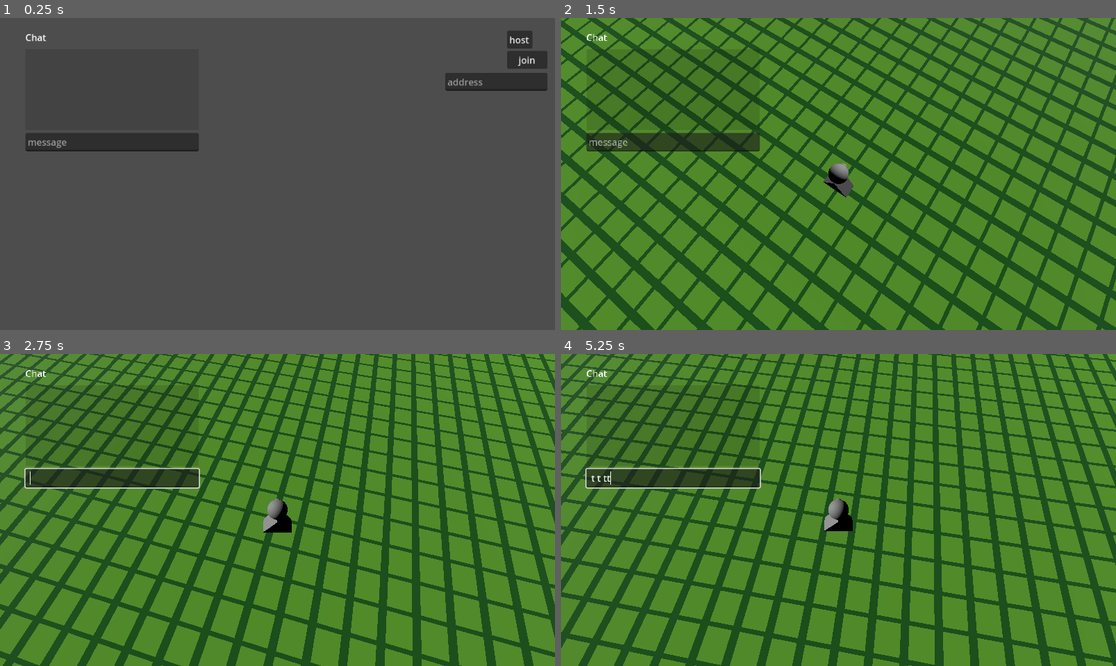
Above: before the commit, frames 1-4 (two rows, left to right).
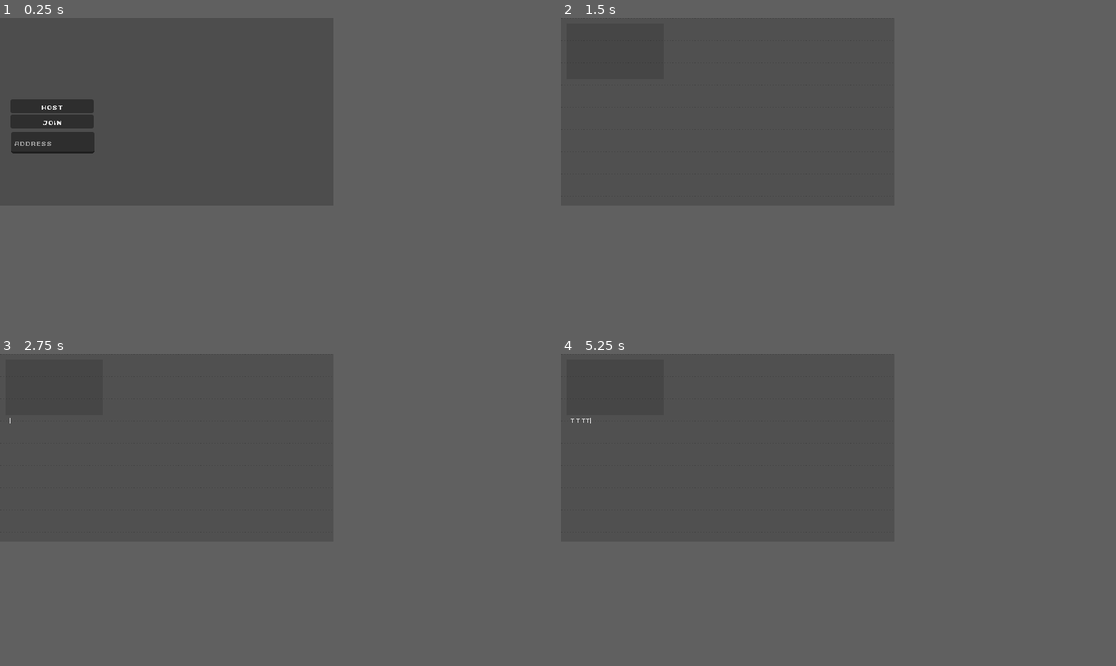
Above: after the commit, the same moments.

Repository: detectivedirk/afk-the-game
Game: Godot game, scene res://scenes/menu.tscn
The game is run twice, just before and just after one commit, with the same random seed, the same clock (stepped at 60 frames per second) and the same inputs. Before the commit the project starts from res://scenes/main.tscn.
Inputs (mouse positions are in pixels of both pictures, inside the frame that each line leads up to):
- Up to frame 1 (0.25 s): no input
- Up to frame 2 (1.5 s): click "host" (after the commit: "HOST") at 0.5 s; click (649, 189) at 1.25 s, where only the run after the commit has a clickable "JOIN"
- Up to frame 3 (2.75 s): tap Enter at 2 s; move the mouse to (305, 510) at 2.02 s; hold W (forward) from 2.03 s (still down); tap T (chat) at 2.1 s; tap Space (jump) at 2.27 s
- Up to frame 4 (5.25 s): keep holding W (forward); move the mouse to (810, 510) at 2.77 s; tap T (chat) at 2.85, 3.8, 4.55, 5.1 s; tap Space (jump) at 3.02, 4.52 s; move the mouse to (849, 503) at 3.52 s; tap Mouse wheel down (wheel_down) at 3.6 s; move the mouse to (832, 516) at 4.27 s; tap Mouse wheel up (wheel_up) at 4.35 s; move the mouse to (877, 513) at 5.02 s
In our replay, the window is 799x449 before the commit and 480x270 after it. These sizes can differ from the game's own. Grey fills any space a smaller window leaves; there, only what the larger window draws over its background counts as a difference.

The runs differ from the first frame. In frame 1, 3.4% of the frame differs, in the area x 1-99%, y 4-44%; in frame 2, 58%; in frame 3, 58%; in frame 4, 58%, in the area x 0-100%, y 0-100%.

Commit message:
split menu and game scenes, cosmetic changes

Diff:
--- /dev/null
+++ b/materials/dither.tres
@@ -0,0 +1,11 @@
+[gd_resource type="ShaderMaterial" load_steps=3 format=3 uid="uid://c5arw4cwdl63h"]
+
+[ext_resource type="Shader" uid="uid://dwqmlutv0hd2x" path="res://shaders/dither_color.gdshader" id="1_bv4bb"]
+[ext_resource type="Texture2D" uid="uid://glgqcj2sbf7m" path="res://shaders/bayer16tile2.png" id="2_bv4bb"]
+
+[resource]
+shader = ExtResource("1_bv4bb")
+shader_parameter/bayer = ExtResource("2_bv4bb")
+shader_parameter/DitherStrength = 0.1
+shader_parameter/ColorDepth = 16.0
+shader_parameter/world_scale = 1.0
--- /dev/null
+++ b/materials/fog.tres
@@ -0,0 +1,10 @@
+[gd_resource type="ShaderMaterial" load_steps=2 format=3 uid="uid://bq8hegomi4hkb"]
+
+[ext_resource type="Shader" uid="uid://dylb85ih3tkyr" path="res://shaders/fog.gdshader" id="1_m2o7x"]
+
+[resource]
+render_priority = 0
+shader = ExtResource("1_m2o7x")
+shader_parameter/fog_color = Color(0.11497, 0.111488, 0.142957, 1)
+shader_parameter/fog_distance_min = 0.0
+shader_parameter/fog_distance_max = 0.011
--- a/materials/plane.tres
+++ b/materials/plane.tres
@@ -4,5 +4,5 @@
 
 [resource]
 albedo_texture = ExtResource("1_0apnm")
-uv1_scale = Vector3(100, 100, 100)
+uv1_scale = Vector3(500, 500, 500)
 texture_filter = 0
--- /dev/null
+++ b/materials/simple.tres
@@ -0,0 +1,13 @@
+[gd_resource type="Theme" load_steps=3 format=3 uid="uid://bch4uf7m0nyoc"]
+
+[ext_resource type="FontFile" uid="uid://bjej3eku6rwsg" path="res://fonts/small_pixel.ttf" id="1_l13tn"]
+
+[sub_resource type="StyleBoxEmpty" id="StyleBoxEmpty_sbgww"]
+
+[resource]
+default_font = ExtResource("1_l13tn")
+default_font_size = 8
+LineEdit/font_sizes/font_size = 8
+LineEdit/fonts/font = ExtResource("1_l13tn")
+LineEdit/styles/focus = SubResource("StyleBoxEmpty_sbgww")
+LineEdit/styles/normal = null
--- a/project.godot
+++ b/project.godot
@@ -11,14 +11,20 @@
 [application]
 
 config/name="AFK The Game"
-run/main_scene="uid://db4yaualf3xtb"
+run/main_scene="uid://405kff0j7lgl"
 config/features=PackedStringArray("4.4", "Forward Plus")
 config/icon="res://sprites/icon.svg"
 
+[autoload]
+
+Globals="*res://scripts/globals.gd"
+
 [display]
 
-window/size/viewport_width=960
-window/size/viewport_height=540
+window/size/viewport_width=480
+window/size/viewport_height=270
+window/size/mode=4
+window/stretch/mode="viewport"
 window/stretch/scale_mode="integer"
 
 [input]
--- /dev/null
+++ b/scenes/chat.tscn
@@ -0,0 +1,46 @@
+[gd_scene load_steps=3 format=3 uid="uid://blno3bw332abc"]
+
+[ext_resource type="Script" uid="uid://duqnxmcwd0qlp" path="res://scripts/chat.gd" id="1_4o336"]
+[ext_resource type="Theme" uid="uid://bch4uf7m0nyoc" path="res://materials/simple.tres" id="3_sbgww"]
+
+[node name="chat" type="Control"]
+layout_mode = 3
+anchors_preset = 0
+offset_right = 140.0
+offset_bottom = 111.0
+script = ExtResource("1_4o336")
+
+[node name="panel" type="ColorRect" parent="."]
+clip_contents = true
+layout_mode = 0
+offset_right = 140.0
+offset_bottom = 80.0
+color = Color(0, 0, 0, 0.12549)
+
+[node name="messages" type="Control" parent="panel"]
+layout_mode = 1
+anchors_preset = 15
+anchor_right = 1.0
+anchor_bottom = 1.0
+grow_horizontal = 2
+grow_vertical = 2
+
+[node name="input" type="LineEdit" parent="."]
+custom_minimum_size = Vector2(1, 1)
+layout_mode = 1
+anchors_preset = 2
+anchor_top = 1.0
+anchor_bottom = 1.0
+offset_top = -31.0
+offset_right = 140.0
+offset_bottom = -15.0
+grow_vertical = 0
+size_flags_vertical = 8
+theme = ExtResource("3_sbgww")
+context_menu_enabled = false
+emoji_menu_enabled = false
+virtual_keyboard_enabled = false
+flat = true
+caret_blink = true
+
+[connection signal="text_submitted" from="input" to="." method="_on_input_text_submitted"]
--- a/scenes/main.tscn
+++ b/scenes/main.tscn
@@ -1,8 +1,10 @@
-[gd_scene load_steps=6 format=3 uid="uid://db4yaualf3xtb"]
+[gd_scene load_steps=10 format=3 uid="uid://db4yaualf3xtb"]
 
 [ext_resource type="Material" uid="uid://bn2xx3tp7iswi" path="res://materials/plane.tres" id="1_o5qli"]
 [ext_resource type="Script" uid="uid://x7sforgm0rim" path="res://scripts/main.gd" id="1_sugp2"]
-[ext_resource type="Script" uid="uid://duqnxmcwd0qlp" path="res://scripts/chat.gd" id="2_0wfyh"]
+[ext_resource type="PackedScene" uid="uid://cvdoa6xrkiirl" path="res://scenes/ui.tscn" id="3_sugp2"]
+[ext_resource type="Material" uid="uid://c5arw4cwdl63h" path="res://materials/dither.tres" id="4_jyhfs"]
+[ext_resource type="Material" uid="uid://bq8hegomi4hkb" path="res://materials/fog.tres" id="5_tbgi4"]
 
 [sub_resource type="PlaneMesh" id="PlaneMesh_0wfyh"]
 material = ExtResource("1_o5qli")
@@ -10,6 +12,17 @@
 
 [sub_resource type="BoxShape3D" id="BoxShape3D_0wfyh"]
 size = Vector3(100, 1, 100)
+
+[sub_resource type="QuadMesh" id="QuadMesh_tbgi4"]
+material = ExtResource("5_tbgi4")
+flip_faces = true
+size = Vector2(2, 2)
+
+[sub_resource type="Environment" id="Environment_jyhfs"]
+background_mode = 1
+background_color = Color(4.81307e-07, 0.444029, 0.685621, 1)
+volumetric_fog_density = 0.1
+volumetric_fog_sky_affect = 0.5
 
 [node name="main" type="Node3D"]
 script = ExtResource("1_sugp2")
@@ -21,100 +34,37 @@
 transform = Transform3D(1, 0, 0, 0, 1, 0, 0, 0, 1, 0, -0.5, 0)
 
 [node name="CollisionShape3D" type="CollisionShape3D" parent="plane/StaticBody3D"]
+visible = false
 shape = SubResource("BoxShape3D_0wfyh")
-
-[node name="DirectionalLight3D" type="DirectionalLight3D" parent="."]
-transform = Transform3D(1, 0, 0, 0, 0.849193, 0.528083, 0, -0.528083, 0.849193, 0, 2.22248, 7.28112)
 
 [node name="MultiplayerSpawner" type="MultiplayerSpawner" parent="."]
 _spawnable_scenes = PackedStringArray("uid://dccytfbr2n8nq")
 spawn_path = NodePath("..")
 
-[node name="canvas" type="CanvasLayer" parent="."]
+[node name="Node3D" type="Node3D" parent="."]
 
-[node name="buttons" type="Control" parent="canvas"]
-layout_mode = 3
-anchors_preset = 0
-offset_right = 40.0
-offset_bottom = 40.0
+[node name="DirectionalLight3D" type="DirectionalLight3D" parent="Node3D"]
+transform = Transform3D(1, 0, 0, 0, 0.849193, 0.528083, 0, -0.528083, 0.849193, 0, 2.22248, 7.28112)
+light_color = Color(0.926503, 0.703004, 0.483096, 1)
+light_energy = 0.5
 
-[node name="host" type="Button" parent="canvas/buttons"]
-layout_mode = 0
-offset_left = 877.0
-offset_top = 22.0
-offset_right = 921.0
-offset_bottom = 53.0
-focus_mode = 0
-text = "host
-"
+[node name="shaders" type="CanvasLayer" parent="."]
+layer = 0
 
-[node name="join" type="Button" parent="canvas/buttons"]
-layout_mode = 0
-offset_left = 877.0
-offset_top = 57.0
-offset_right = 947.0
-offset_bottom = 88.0
-focus_mode = 0
-text = "join"
+[node name="dither" type="ColorRect" parent="shaders"]
+material = ExtResource("4_jyhfs")
+anchors_preset = 15
+anchor_right = 1.0
+anchor_bottom = 1.0
+grow_horizontal = 2
+grow_vertical = 2
+mouse_filter = 2
 
-[node name="address" type="LineEdit" parent="canvas/buttons"]
-layout_mode = 0
-offset_left = 770.0
-offset_top = 95.0
-offset_right = 947.0
-offset_bottom = 126.0
-placeholder_text = "address"
+[node name="fog" type="MeshInstance3D" parent="shaders"]
+extra_cull_margin = 1000.0
+mesh = SubResource("QuadMesh_tbgi4")
 
-[node name="chatbox" type="Control" parent="canvas"]
-layout_mode = 3
-anchors_preset = 0
-offset_left = 44.0
-offset_top = 22.0
-offset_right = 336.0
-offset_bottom = 230.0
-script = ExtResource("2_0wfyh")
+[node name="UI" parent="." instance=ExtResource("3_sugp2")]
 
-[node name="chat" type="RichTextLabel" parent="canvas/chatbox"]
-layout_mode = 1
-anchors_preset = 5
-anchor_left = 0.5
-anchor_right = 0.5
-offset_left = -146.0
-offset_right = 154.0
-offset_bottom = 32.0
-grow_horizontal = 2
-text = "Chat
-"
-
-[node name="panel" type="ColorRect" parent="canvas/chatbox"]
-clip_contents = true
-layout_mode = 0
-offset_top = 32.0
-offset_right = 300.0
-offset_bottom = 172.0
-color = Color(0, 0, 0, 0.12549)
-
-[node name="messages" type="Control" parent="canvas/chatbox/panel"]
-anchors_preset = 0
-offset_right = 300.0
-offset_bottom = 140.0
-
-[node name="input" type="LineEdit" parent="canvas/chatbox"]
-layout_mode = 1
-anchors_preset = 7
-anchor_left = 0.5
-anchor_top = 1.0
-anchor_right = 0.5
-anchor_bottom = 1.0
-offset_left = -146.0
-offset_top = -31.0
-offset_right = 154.0
-offset_bottom = 1.0
-grow_horizontal = 2
-grow_vertical = 0
-size_flags_vertical = 8
-placeholder_text = "message"
-
-[connection signal="pressed" from="canvas/buttons/host" to="." method="_on_host_pressed"]
-[connection signal="pressed" from="canvas/buttons/join" to="." method="_on_join_pressed"]
-[connection signal="text_submitted" from="canvas/chatbox/input" to="canvas/chatbox" method="_on_input_text_submitted"]
+[node name="WorldEnvironment" type="WorldEnvironment" parent="."]
+environment = SubResource("Environment_jyhfs")
--- /dev/null
+++ b/scenes/menu.tscn
@@ -0,0 +1,55 @@
+[gd_scene load_steps=3 format=3 uid="uid://405kff0j7lgl"]
+
+[ext_resource type="Script" uid="uid://dexwyi2luixu0" path="res://scripts/menu.gd" id="1_yqeox"]
+[ext_resource type="FontFile" uid="uid://donh1adn2suff" path="res://fonts/MMXSNES.ttf" id="2_vjb58"]
+
+[node name="menu" type="Control"]
+layout_mode = 3
+anchors_preset = 15
+anchor_right = 1.0
+anchor_bottom = 1.0
+grow_horizontal = 2
+grow_vertical = 2
+script = ExtResource("1_yqeox")
+
+[node name="canvas" type="CanvasLayer" parent="."]
+
+[node name="buttons" type="Control" parent="canvas"]
+layout_mode = 3
+anchors_preset = 0
+offset_right = 40.0
+offset_bottom = 40.0
+
+[node name="host" type="Button" parent="canvas/buttons"]
+layout_mode = 0
+offset_left = 15.0
+offset_top = 117.0
+offset_right = 135.0
+offset_bottom = 137.0
+focus_mode = 0
+theme_override_fonts/font = ExtResource("2_vjb58")
+text = "HOST
+"
+
+[node name="join" type="Button" parent="canvas/buttons"]
+layout_mode = 0
+offset_left = 15.0
+offset_top = 139.0
+offset_right = 135.0
+offset_bottom = 159.0
+focus_mode = 0
+theme_override_fonts/font = ExtResource("2_vjb58")
+text = "JOIN
+"
+
+[node name="address" type="LineEdit" parent="canvas/buttons"]
+layout_mode = 0
+offset_left = 16.0
+offset_top = 164.0
+offset_right = 136.0
+offset_bottom = 195.0
+theme_override_fonts/font = ExtResource("2_vjb58")
+placeholder_text = "ADDRESS"
+
+[connection signal="pressed" from="canvas/buttons/host" to="." method="_on_host_pressed"]
+[connection signal="pressed" from="canvas/buttons/join" to="." method="_on_join_pressed"]
--- a/scenes/message.tscn
+++ b/scenes/message.tscn
@@ -1,8 +1,12 @@
-[gd_scene format=3 uid="uid://bpridunwyeu23"]
+[gd_scene load_steps=2 format=3 uid="uid://bpridunwyeu23"]
+
+[ext_resource type="Theme" uid="uid://bch4uf7m0nyoc" path="res://materials/simple.tres" id="1_11qlq"]
 
 [node name="message" type="RichTextLabel"]
-offset_right = 300.0
-offset_bottom = 24.0
-text = "test message
+offset_right = 140.0
+offset_bottom = 8.0
+theme = ExtResource("1_11qlq")
+text = "hello
+
 "
 scroll_active = false
--- a/scenes/player.tscn
+++ b/scenes/player.tscn
@@ -42,6 +42,13 @@
 mesh = SubResource("PrismMesh_qhqgy")
 skeleton = NodePath("../..")
 
+[node name="OmniLight3D" type="OmniLight3D" parent="model"]
+transform = Transform3D(1, 0, 0, 0, 1, 0, 0, 0, 1, 0, 0.396525, 0)
+light_color = Color(0.937595, 0.756286, 0, 1)
+light_energy = 2.0
+omni_range = 10.0
+omni_attenuation = 0.262
+
 [node name="collider" type="CollisionShape3D" parent="."]
 transform = Transform3D(1, 0, 0, 0, 1, 0, 0, 0, 1, 0, 0.920229, 0)
 shape = SubResource("CapsuleShape3D_sugp2")
--- /dev/null
+++ b/scenes/ui.tscn
@@ -0,0 +1,20 @@
+[gd_scene load_steps=2 format=3 uid="uid://cvdoa6xrkiirl"]
+
+[ext_resource type="PackedScene" uid="uid://blno3bw332abc" path="res://scenes/chat.tscn" id="1_nt7q6"]
+
+[node name="UI" type="Control"]
+layout_mode = 3
+anchors_preset = 15
+anchor_right = 1.0
+anchor_bottom = 1.0
+grow_horizontal = 2
+grow_vertical = 2
+mouse_filter = 2
+
+[node name="canvas" type="CanvasLayer" parent="."]
+
+[node name="chat" parent="canvas" instance=ExtResource("1_nt7q6")]
+offset_left = 8.0
+offset_top = 8.0
+offset_right = 148.0
+offset_bottom = 119.0
--- a/scripts/camera.gd
+++ b/scripts/camera.gd
@@ -18,4 +18,7 @@
 
 func _move_camera(event: InputEventMouseMotion):
 	rotation.y -= event.relative.x * sensibility
+	rotation.y = wrapf(rotation.y, 0.0, TAU)
+
 	rotation.x -= event.relative.y * sensibility
+	rotation.x = clamp(rotation.x, -PI/2, PI/4)
--- a/scripts/chat.gd
+++ b/scripts/chat.gd
@@ -20,6 +20,6 @@
 	new_message.text = data
 	messages.call_deferred("add_child", new_message)
 
-	new_message.position.y = (messages.get_child_count() - 1) * 24
+	new_message.position.y = (messages.get_child_count() - 1) * 8
 
-	messages.position.y = 140 - messages.get_child_count() * 24
+	messages.position.y = 74 - messages.get_child_count() * 8
--- /dev/null
+++ b/scripts/globals.gd
@@ -0,0 +1,53 @@
+extends Node
+
+var peer: ENetMultiplayerPeer
+
+@onready var player_scene = preload("res://scenes/player.tscn")
+
+var current_scene: Node = null
+
+func _ready():
+	var root = get_tree().root
+	# Using a negative index counts from the end, so this gets the last child node of `root`.
+	current_scene = root.get_child(-1)
+
+func host_server():
+	peer = ENetMultiplayerPeer.new()
+
+	var result = peer.create_server(99)
+
+	if result != OK:
+		printerr("Server Error: %s" % result)
+		return
+
+	multiplayer.multiplayer_peer = peer
+	multiplayer.peer_connected.connect(_add_player)
+
+	goto_scene("res://scenes/main.tscn")
+
+	_add_player.call_deferred()
+
+func join_server(address):
+	peer = ENetMultiplayerPeer.new()
+
+	peer.create_client(address, 99)
+	multiplayer.multiplayer_peer = peer
+
+	goto_scene("res://scenes/main.tscn")
+
+func _add_player(id = 1):
+	var player = player_scene.instantiate()
+	player.name = str(id)
+	current_scene.add_child(player)
+
+func goto_scene(path):
+	_deferred_goto_scene.call_deferred(path)
+
+func _deferred_goto_scene(path):
+	current_scene.free()
+
+	var s = ResourceLoader.load(path)
+
+	current_scene = s.instantiate()
+	get_tree().root.add_child(current_scene)
+	get_tree().current_scene = current_scene
--- a/scripts/main.gd
+++ b/scripts/main.gd
@@ -1,26 +1 @@
 extends Node3D
-
-var peer = ENetMultiplayerPeer.new()
-
-@onready var player_scene = preload("res://scenes/player.tscn")
-
-@onready var buttons = $canvas/buttons
-@onready var address = $canvas/buttons/address
-
-func _on_host_pressed() -> void:
-	peer.create_server(99)
-	multiplayer.multiplayer_peer = peer
-	multiplayer.peer_connected.connect(_add_player)
-	_add_player()
-	buttons.hide()
-
-func _add_player(id = 1):
-	var player = player_scene.instantiate()
-	player.name = str(id)
-	call_deferred("add_child", player)
-
-func _on_join_pressed() -> void:
-	if address.text != "":
-		peer.create_client(address.text, 99)
-		multiplayer.multiplayer_peer = peer
-		buttons.hide()
--- /dev/null
+++ b/scripts/menu.gd
@@ -0,0 +1,14 @@
+extends Control
+
+@onready var player_scene = preload("res://scenes/player.tscn")
+
+@onready var address = $canvas/buttons/address
+
+func _on_host_pressed() -> void:
+	Globals.host_server()
+
+func _on_join_pressed() -> void:
+	if address.text != "":
+		Globals.join_server(address.text)
+	else:
+		Globals.join_server("localhost")
--- /dev/null
+++ b/shaders/dither_color.gdshader
@@ -0,0 +1,23 @@
+shader_type canvas_item;
+
+uniform sampler2D bayer;
+uniform float DitherStrength = 0.1;
+uniform float ColorDepth = 3.0;
+uniform float world_scale = 10;
+
+varying vec2 world_position;
+
+uniform sampler2D screen_texture: hint_screen_texture;
+
+void vertex() {
+	world_position = (MODEL_MATRIX * vec4(VERTEX, 0.0, 1.0)).xy;
+}
+
+void fragment() {
+	vec4 color = texture(screen_texture, SCREEN_UV);
+	vec2 ts = vec2(textureSize(bayer, 0));
+	vec2 uv = mod(floor(world_position.xy * world_scale), ts) / ts;
+	color += (texture(bayer, uv).r - 0.5) * DitherStrength;
+	color = round(color * ColorDepth) / ColorDepth;
+	COLOR = color;
+}
--- /dev/null
+++ b/shaders/fog.gdshader
@@ -0,0 +1,30 @@
+shader_type spatial;
+
+render_mode cull_disabled, unshaded;
+uniform sampler2D depth_texture : source_color, hint_depth_texture;
+uniform sampler2D screen_texture : source_color, hint_screen_texture, repeat_disable, filter_nearest;
+
+uniform vec3 fog_color : source_color;
+
+uniform float fog_distance_min : hint_range(0, 1) = 0.5;
+uniform float fog_distance_max : hint_range(0, 1) = 0.5;
+
+void vertex() {
+  POSITION = vec4(VERTEX.xy, 1.0, 1.0);
+}
+
+void fragment() {
+	vec3 screen_color = texture(screen_texture, SCREEN_UV).rgb;
+	vec2 screen_coords = SCREEN_UV * 2.0 - 1.0;
+	float depth = texture(depth_texture, SCREEN_UV).x;
+
+	if (depth < fog_distance_min) {
+		ALBEDO = fog_color;
+	}
+	else if (depth < fog_distance_max) {
+		ALBEDO = mix(fog_color, screen_color, (depth - fog_distance_min) / (fog_distance_max - fog_distance_min));
+	}
+	else {
+		ALBEDO = screen_color;
+	}
+}
Binary file added: fonts/MMXSNES.ttf
Not shown, added: fonts/MMXSNES.ttf.import
Binary file added: fonts/TinyUnicode.ttf
Not shown, added: fonts/TinyUnicode.ttf.import
Binary file added: fonts/small_pixel.ttf
Not shown, added: fonts/small_pixel.ttf.import
Not shown, added: scripts/globals.gd.uid
Not shown, added: scripts/menu.gd.uid
Binary file added: shaders/bayer16tile2.png
Not shown, added: shaders/bayer16tile2.png.import
Binary file added: shaders/bayer_8x8.png
Not shown, added: shaders/bayer_8x8.png.import
(and 3 more such lines)
